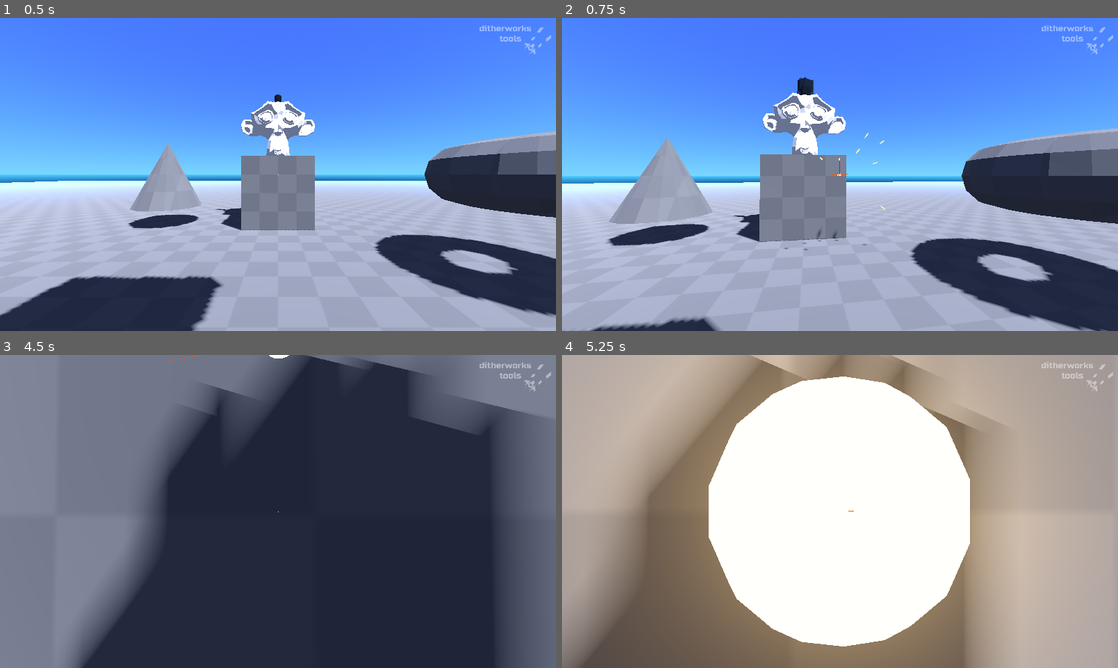
Above: before the commit, frames 1-4 (two rows, left to right).
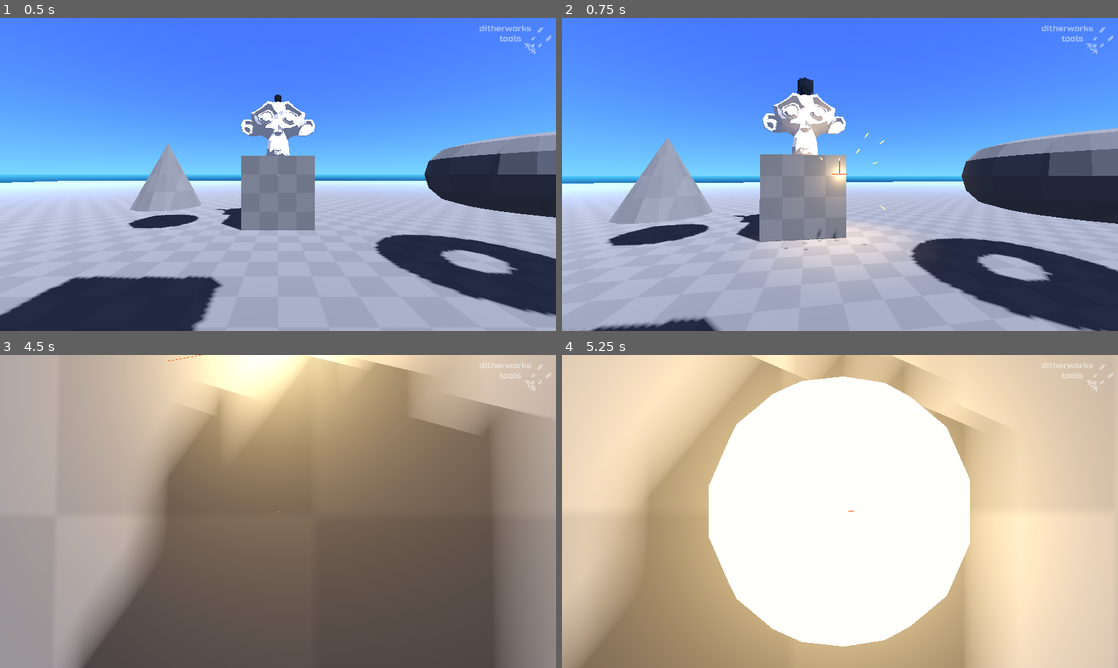
Above: after the commit, the same moments.

Repository: ditherworks/ditherworks_tools
Game: Godot game, scene res://demo/scenes/demo_world.tscn
Two runs of this game, one before a commit and one after it. Both use one fixed random seed, a clock stepped at 60 frames per second and the inputs below.
Inputs (mouse positions are in pixels of both pictures, inside the frame that each line leads up to):
- Up to frame 1 (0.5 s): no input
- Up to frame 2 (0.75 s): tap Enter at 0.5 s; move the mouse to (867, 174) at 0.52 s; hold W (move_forward) from 0.53 s (still down); click (867, 174) at 0.6 s
- Up to frame 3 (4.5 s): keep holding W (move_forward); tap Space (jump) at 0.77, 1.52, 2.75, 3.02, 3.77 s; move the mouse to (250, 511) at 1.27 s; tap P at 1.35 s; move the mouse to (289, 505) at 2.02 s; hold Alt 2.03-2.78 s; move the mouse to (272, 517) at 2.77 s; tap Q at 2.85 s; click (272, 517) at 2.92 s; move the mouse to (316, 514) at 3.52 s; hold E 3.53-4.28 s; move the mouse to (233, 508) at 4.27 s; click (233, 508) at 4.35 s
- Up to frame 4 (5.25 s): keep holding W (move_forward); tap Space (jump) at 4.52 s; move the mouse to (845, 511) at 5.02 s; hold P from 5.03 s (still down); click (845, 511) at 5.17 s

Frame 1 is identical in both runs. In frame 2, 3.9% of the frame differs, in the area x 37-63%, y 24-81%; in frame 3, 100%, in the area x 0-100%, y 0-100%; in frame 4, 68%.

Commit message:
fx
- removed timer from fx

Diff:
--- a/demo/scenes/demo_world.tscn
+++ b/demo/scenes/demo_world.tscn
@@ -132,21 +132,12 @@
 radius = 0.3
 height = 1.2
 
-[sub_resource type="StandardMaterial3D" id="StandardMaterial3D_hoowq"]
+[sub_resource type="StandardMaterial3D" id="StandardMaterial3D_7hj8k"]
 shading_mode = 0
 vertex_color_use_as_albedo = true
 disable_receive_shadows = true
 
-[sub_resource type="ArrayMesh" id="ArrayMesh_mejgm"]
-_surfaces = [{
-"aabb": AABB(0, 0, 0, 11.3374, 1e-05, 5),
-"attribute_data": PackedByteArray(255, 0, 0, 255, 255, 0, 0, 255, 255, 0, 0, 255, 255, 0, 0, 255),
-"format": 34359738377,
-"primitive": 1,
-"uv_scale": Vector4(0, 0, 0, 0),
-"vertex_count": 4,
-"vertex_data": PackedByteArray(0, 0, 0, 0, 0, 0, 0, 0, 0, 0, 0, 0, 0, 0, 192, 64, 0, 0, 0, 0, 0, 0, 0, 0, 0, 0, 192, 64, 0, 0, 0, 0, 0, 0, 0, 0, 254, 101, 53, 65, 0, 0, 0, 0, 0, 0, 160, 64)
-}]
+[sub_resource type="ArrayMesh" id="ArrayMesh_50kl3"]
 
 [node name="DemoWorld" type="Node3D"]
 script = SubResource("GDScript_u7i2f")
@@ -286,9 +277,9 @@
 
 [node name="ToolLines" type="MeshInstance3D" parent="."]
 transform = Transform3D(1, 0, 0, 0, 1, 0, 0, 0, 1, 0, 1.75, 3.5)
-material_override = SubResource("StandardMaterial3D_hoowq")
+material_override = SubResource("StandardMaterial3D_7hj8k")
 cast_shadow = 0
-mesh = SubResource("ArrayMesh_mejgm")
+mesh = SubResource("ArrayMesh_50kl3")
 script = ExtResource("11_7h557")
 
 [node name="Marker3D" type="Marker3D" parent="ToolLines"]
--- a/spawned_fx/fx_3d.gd
+++ b/spawned_fx/fx_3d.gd
@@ -10,36 +10,37 @@
 # Private Members
 var _light : Light3D
 var _light_decay : float
+var _duration := 0.0
 
 
 # Default Callbacks
 func _ready() -> void:
-	var duration := 0.1
+	_duration = 0.1
 
 	for child in get_children():
 		if child is GPUParticles3D:
 			var fx := (child as GPUParticles3D)
 			fx.emitting = true
 			fx.one_shot = true
-			duration = max(duration, fx.lifetime)
+			_duration = max(_duration, fx.lifetime)
 		elif child is Light3D:
 			_light = child as Light3D
+			_light.show()
 			_light_decay = (_light.light_energy / _light_duration)
-			duration = max(duration, _light_duration)
+			_duration = max(_duration, _light_duration)
 		elif child is AudioStreamPlayer3D:
 			var audio := child as AudioStreamPlayer3D
 			audio.play()
-			duration = max(duration, audio.stream.get_length())
-
-	await get_tree().create_timer(duration, false, false, false).timeout
-
-	queue_free()
+			_duration = max(_duration, audio.stream.get_length())
 
 
 func _process(delta: float) -> void:
-	# update light flash, if it exists
 	if _light:
-		_light.light_energy = clampf(_light.light_energy - (_light_decay * delta), 0.0, 1.0)
+		_light.light_energy = maxf(_light.light_energy - (_light_decay * delta), 0.0)
+
+	_duration -= delta
+	if _duration <= 0.0:
+		queue_free()
 
 
 # Private Functions
Not shown, changed: addons/editor_tweaks/editor_tweaks.gd
Not shown, changed: addons/script_tabs/script_tabs.gd
